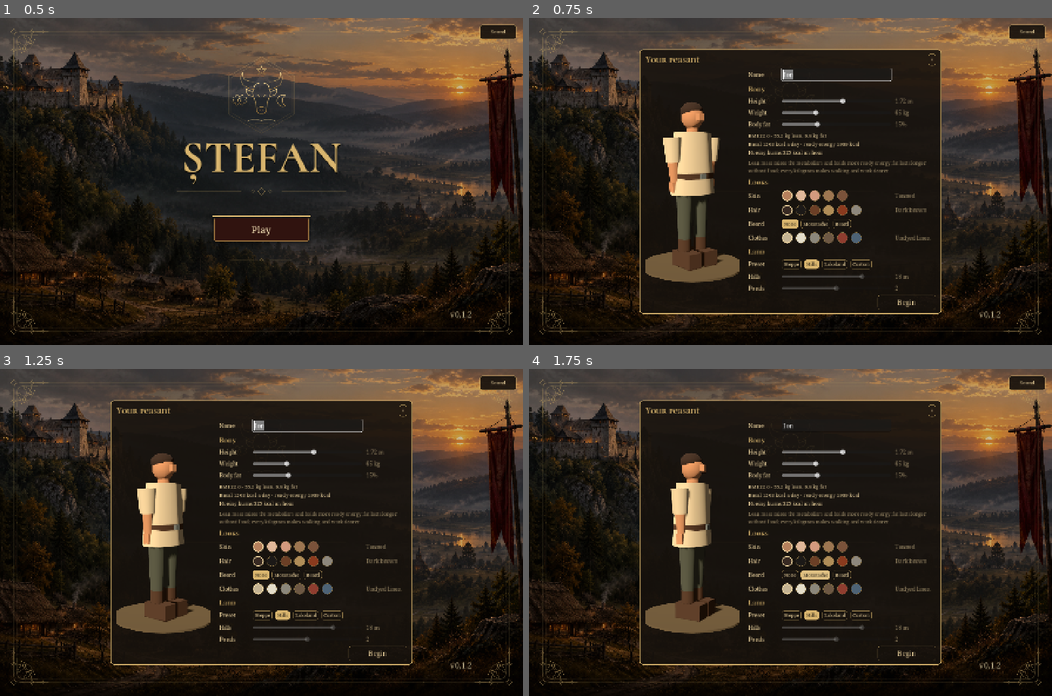
Above: before the commit, frames 1-4 (two rows, left to right).
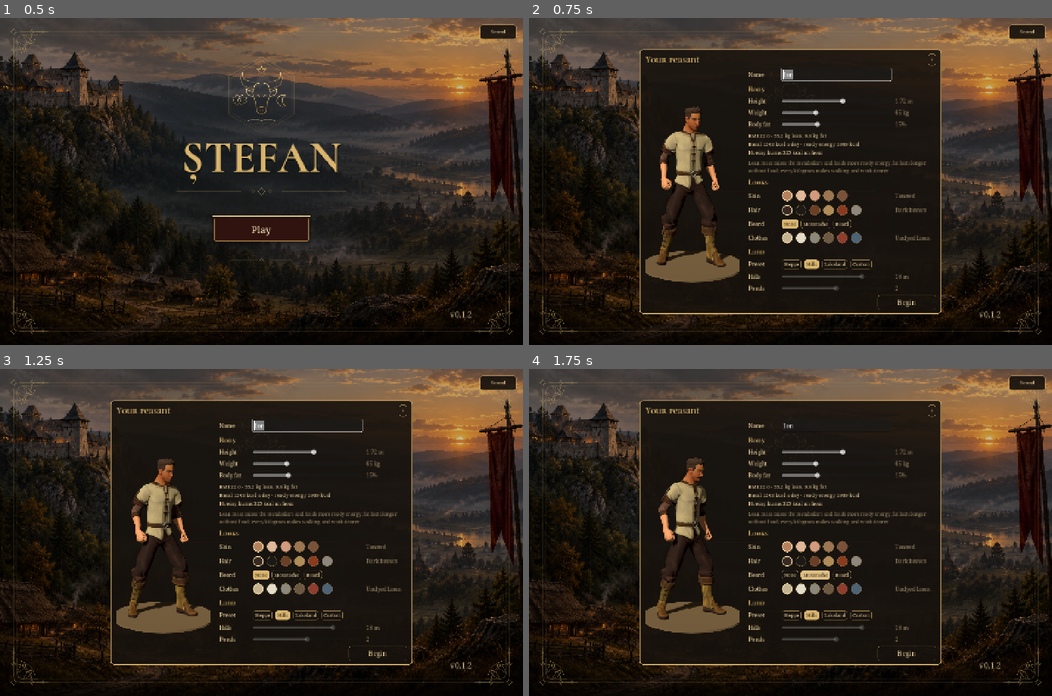
Above: after the commit, the same moments.

Repository: gcojocaru/razes
Game: Godot game, scene res://main.tscn
The game is run twice, just before and just after one commit, with the same random seed, the same clock (stepped at 60 frames per second) and the same inputs. Sound files missing from this copy of the repository are replaced by a short silence.
Inputs:
- Up to frame 1 (0.5 s): no input
- Up to frame 2 (0.75 s): click "Play" at 0.5 s
- Up to frame 3 (1.25 s): no input
- Up to frame 4 (1.75 s): click "Moustache" at 1.25 s

Frame 1 is identical in both runs. In frame 2, 3.8% of the frame differs, in the area x 24-39%, y 25-78%; in frame 3, 3.5%; in frame 4, 3.3%.

Commit message:
Replace the block farmer with a rigged CC0 peasant model
The farmer is now a textured Quaternius peasant assembled in Blender from
four CC0 packs, playing real walk, hoe, sow, harvest, cook, rest, sleep and
death clips. Creation-screen skin, hair, beard and clothes tint the model.
The actor test reads skeleton joints, since skinned meshes keep rest bounds.

Co-Authored-By: Claude Opus 5.5 <noreply@anthropic.com>

Diff:
--- a/godot/human_actor.gd
+++ b/godot/human_actor.gd
@@ -1,5 +1,6 @@
 extends Node3D
-## Original low-poly clothing and camp, interpreted rather than reconstructed.
+## The farmer is a CC0 Quaternius model (assets/peasant/SOURCE.md); the tools,
+## sack and camp are original low-poly meshes, interpreted rather than reconstructed.
 ## Geometry is in metres; only this root and the separate camp convert units.
 
 ## Looks the creation screen offers; the farmer starts with the first of each.
@@ -8,79 +9,82 @@
 const BEARDS := ["None", "Moustache", "Beard"]
 const CLOTHES := {"Undyed linen": Color("c4b393"), "Bleached linen": Color("e4ddc9"), "Grey wool": Color("8b877b"), "Brown wool": Color("6d5844"), "Madder red": Color("8f3d2f"), "Woad blue": Color("4d6275")}
 
+## Which clip, and which seconds of it, each pose plays: loops repeat the span,
+## holds sway through it and back every four seconds, and once plays and stays.
+const POSES := {
+	"Idle": ["Idle", 0.0, 2.5, "loop"],
+	"Walking": ["Walk", 0.0, 1.333, "loop"],
+	"Plow": ["TreeChopping", 0.0, 0.958, "loop"],
+	"Sow": ["Farm_PlantSeed", 0.0, 2.75, "loop"],
+	"Harvest": ["Farm_Harvest", 0.0, 2.5, "loop"],
+	"Cooking": ["Fixing_Kneeling", 0.8, 4.0, "hold"],
+	"Resting": ["LayToIdle", 0.42, 0.48, "hold"],
+	"Sleeping": ["LayToIdle", 0.0, 0.05, "hold"],
+	"Dead": ["Death01", 0.0, 2.375, "once"],
+}
+const MODEL := preload("res://assets/peasant/peasant.glb")
+## Soles to hair, the imported model stands this tall; it is shrunk to the default peasant.
+const MODEL_HEIGHT := 1.8477
+
 var _metres_to_units: float
 var _time := 0.0
+var _pose := ""
 var _body: Node3D
-var _tunic: MeshInstance3D
-var _head: Node3D
+var _model: Node3D
+var _skeleton: Skeleton3D
+var _player: AnimationPlayer
+## Turns and shifts the lying clip onto the bedroll's length, along +z from the feet.
+var _lying: Transform3D
 var _moustache: MeshInstance3D
 var _beard: MeshInstance3D
-var _left_arm: Node3D
-var _right_arm: Node3D
-var _left_forearm: Node3D
-var _right_forearm: Node3D
-var _left_leg: Node3D
-var _right_leg: Node3D
 var _sack: Node3D
 var _hoe: Node3D
 var _sickle: Node3D
 var _label: Label3D
 
 var _linen := _material(Color("c4b393"))
-var _clothes := _material(CLOTHES.values()[0])
-var _trousers := _material(Color("484b40"))
 var _leather := _material(Color("493427"))
-var _skin := _material(SKINS.values()[0])
-var _hair := _material(HAIRS.values()[0])
 var _wood := _material(Color("775336"))
 var _iron := _material(Color("606665"))
 var _burlap := _material(Color("a78c60"))
+var _skin: StandardMaterial3D
+var _hands: StandardMaterial3D
+var _hair: Array[StandardMaterial3D] = []
+var _clothes: Array[StandardMaterial3D] = []
 
 func _init(metres_to_units: float) -> void:
 	_metres_to_units = metres_to_units
 	name = "Farmer"
 	scale = Vector3.ONE * metres_to_units
 	_body = _pivot(self, "Body", Vector3.ZERO)
-	_tunic = _part(_body, _cylinder(0.23, 0.28, 0.64), _clothes, Vector3(0, 1.08, 0))
-	_tunic.scale.z = 0.65
-	var belt := _part(_body, _cylinder(0.266, 0.266, 0.06), _leather, Vector3(0, 0.95, 0))
-	belt.scale.z = 0.66
-	_part(_body, _box(Vector3(0.07, 0.055, 0.025)), _iron, Vector3(0, 0.95, -0.182))
-	_part(_body, _cylinder(0.065, 0.07, 0.12), _skin, Vector3(0, 1.41, 0))
-	_head = _pivot(_body, "Head", Vector3(0, 1.56, 0))
-	_part(_head, _sphere(0.125, 0.27), _skin, Vector3.ZERO)
-	var hair := _part(_head, _sphere(0.132, 0.18), _hair, Vector3(0, 0.068, 0.014))
-	hair.scale.z = 0.94
-	_part(_head, _box(Vector3(0.07, 0.075, 0.06)), _skin, Vector3(0, -0.005, -0.12))
-	_moustache = _part(_head, _box(Vector3(0.1, 0.022, 0.03)), _hair, Vector3(0, -0.045, -0.118))
-	_beard = _part(_head, _sphere(0.1, 0.16), _hair, Vector3(0, -0.09, -0.055))
+	_model = MODEL.instantiate()
+	_body.add_child(_model)
+	_skeleton = _model.find_children("*", "Skeleton3D")[0]
+	_player = _model.find_children("*", "AnimationPlayer")[0]
+	# Posed only by show_person, so a paused game holds still.
+	_player.callback_mode_process = AnimationMixer.ANIMATION_CALLBACK_MODE_PROCESS_MANUAL
+	_skin = _recolour("Skin", 0)
+	_hands = _recolour("Male_Peasant_Arms", 1)
+	_hands.albedo_texture = null
+	for part in ["Hair", "Eyebrows", "Beard", "Moustache"]:
+		_hair.append(_recolour(part, 0))
+	_clothes = [_recolour("Male_Peasant_Body", 0), _recolour("Male_Peasant_Arms", 0)]
+	_moustache = _skeleton.get_node("Moustache")
+	_beard = _skeleton.get_node("Beard")
 	_moustache.visible = false
 	_beard.visible = false
-	for side in [-1, 1]:
-		var arm := _pivot(_body, "LeftArm" if side < 0 else "RightArm", Vector3(side * 0.265, 1.34, 0))
-		_part(arm, _cylinder(0.095, 0.078, 0.25), _clothes, Vector3(0, -0.12, 0))
-		var forearm := _pivot(arm, "Forearm", Vector3(0, -0.24, 0))
-		_part(forearm, _cylinder(0.058, 0.042, 0.22), _skin, Vector3(0, -0.11, 0))
-		_part(forearm, _box(Vector3(0.085, 0.105, 0.07)), _skin, Vector3(0, -0.255, 0))
-		var leg := _pivot(_body, "LeftLeg" if side < 0 else "RightLeg", Vector3(side * 0.105, 0.82, 0))
-		_part(leg, _cylinder(0.095, 0.065, 0.65), _trousers, Vector3(0, -0.325, 0))
-		_part(leg, _cylinder(0.072, 0.072, 0.22), _leather, Vector3(0, -0.64, 0))
-		_part(leg, _box(Vector3(0.16, 0.16, 0.29)), _leather, Vector3(0, -0.74, -0.04))
-		if side < 0:
-			_left_arm = arm
-			_left_forearm = forearm
-			_left_leg = leg
-		else:
-			_right_arm = arm
-			_right_forearm = forearm
-			_right_leg = leg
-	_sack = _pivot(_body, "CarriedSack", Vector3(0, 1.02, 0.25))
+	_player.play("LayToIdle")
+	_player.seek(0.0, true)
+	var feet := (_bone("foot_l") + _bone("foot_r")) / 2
+	var along := _bone("Head") - feet
+	_lying = Transform3D(Basis(Vector3.UP, -atan2(along.x, along.z)).scaled(Vector3.ONE * Human.HEIGHT / MODEL_HEIGHT), Vector3.ZERO)
+	# The toes reach about 0.17 m past the ankles; the bedroll's top is 0.1 m up.
+	_lying.origin = Vector3(0, 0.12, 0.2) - _lying * Vector3(feet.x, 0, feet.z)
+	# On the back, which faces the model's -z.
+	_sack = _attach("spine_03", "CarriedSack", Transform3D(Basis(), Vector3(0, 1.05, -0.24)))
 	var sack := _part(_sack, _sphere(0.17, 0.45), _burlap, Vector3.ZERO)
 	sack.scale.z = 0.7
 	_part(_sack, _cylinder(0.055, 0.075, 0.08), _leather, Vector3(0, 0.22, 0))
-	for side in [-1, 1]:
-		var strap := _part(_sack, _box(Vector3(0.035, 0.39, 0.025)), _leather, Vector3(side * 0.13, 0.12, -0.12))
-		strap.rotation.x = -0.4
 	_sack.visible = false
 	_make_tools()
 	var marker := _material(Color("e4cb7c"))
@@ -104,95 +108,54 @@
 	_label.modulate = Color("f3e4bc")
 	_label.outline_modulate = Color("2c281f")
 	add_child(_label)
+	dress({"skin": SKINS.keys()[0], "hair": HAIRS.keys()[0], "beard": BEARDS[0], "clothes": CLOTHES.keys()[0]})
 
 ## Colours the farmer and grows the beard chosen on the creation screen.
 func dress(peasant: Dictionary) -> void:
-	_skin.albedo_color = SKINS[peasant.skin]
-	_hair.albedo_color = HAIRS[peasant.hair]
-	_clothes.albedo_color = CLOTHES[peasant.clothes]
+	# The textures are fair skin, grey hair and undyed linen; the choice tints them.
+	_skin.albedo_color = _ratio(SKINS[peasant.skin], SKINS.Fair)
+	_hands.albedo_color = SKINS[peasant.skin]
+	for material in _hair:
+		material.albedo_color = HAIRS[peasant.hair] * 1.6
+	for material in _clothes:
+		material.albedo_color = _ratio(CLOTHES[peasant.clothes], CLOTHES["Undyed linen"])
 	_moustache.visible = peasant.beard != "None"
 	_beard.visible = peasant.beard == "Beard"
 
 func show_person(person, seconds: float) -> void:
-	_time += maxf(seconds, 0.0)
+	seconds = maxf(seconds, 0.0)
 	position = Vector3(person.position.x, 0, person.position.y) * _metres_to_units
 	if person.facing.length_squared() > 0.0001:
 		rotation.y = atan2(-person.facing.x, -person.facing.y)
-	var swing := sin(_time * 7.5)
 	# The mesh is the default body; mass grows with height and the square of width.
 	var tall: float = person.height / Human.HEIGHT
 	var wide := sqrt(person.mass() / (Human.START_FAT + Human.START_LEAN) / tall)
-	_body.scale = Vector3(wide, tall, wide)
 	_label.text = person.name
 	_label.position.y = person.height + 0.43
-	_body.position = Vector3.ZERO
+	_label.modulate = Color("bc8c81") if person.activity == "Dead" else Color("f3e4bc")
+	_sack.visible = person.carried > 0 and person.activity not in ["Sleeping", "Dead"]
+	var action: String = person.job.get("action", "") if person.activity == "Working" else ""
+	_hoe.visible = action == "Plow"
+	_sickle.visible = action == "Harvest"
+	var pose: String = action if POSES.has(action) else person.activity if POSES.has(person.activity) else "Idle"
+	if pose != _pose:
+		_pose = pose
+		_time = 0.0
+	_time += seconds
+	var clip: Array = POSES[pose]
+	var span: float = clip[2] - clip[1]
+	var at: float = clip[1] + (fposmod(_time, span) if clip[3] == "loop" else span * (0.5 - 0.5 * cos(_time * TAU / 4.0)) if clip[3] == "hold" else minf(_time, span))
+	_player.play(clip[0])
+	_player.seek(at, true)
 	_body.rotation = Vector3.ZERO
-	_tunic.scale.z = 0.65
-	_head.rotation = Vector3.ZERO
-	_left_leg.rotation = Vector3.ZERO
-	_right_leg.rotation = Vector3.ZERO
-	_left_arm.rotation = Vector3(0, 0, 0.06)
-	_right_arm.rotation = Vector3(0, 0, -0.06)
-	_left_forearm.rotation = Vector3.ZERO
-	_right_forearm.rotation = Vector3.ZERO
-	_sack.visible = person.carried > 0 and person.activity not in ["Sleeping", "Dead"]
-	_hoe.visible = false
-	_sickle.visible = false
-	_label.modulate = Color("bc8c81") if person.activity == "Dead" else Color("f3e4bc")
-	match person.activity:
-		"Walking":
-			_body.position.y = 0.012 * absf(swing)
-			_left_leg.rotation.x = swing * 0.34
-			_right_leg.rotation.x = -swing * 0.34
-			_left_arm.rotation.x = -swing * 0.3
-			_right_arm.rotation.x = swing * 0.3
-			_left_forearm.rotation.x = 0.12
-			_right_forearm.rotation.x = 0.12
-		"Working":
-			_head.rotation.x = -0.12
-			match person.job.get("action", ""):
-				"Plow":
-					_hoe.visible = true
-					_right_arm.rotation.x = 0.5 + swing * 0.2
-					_left_arm.rotation.x = 0.6 + swing * 0.18
-					_left_arm.rotation.z = -0.35
-					_right_forearm.rotation.x = 0.35
-					_left_forearm.rotation.x = 0.7
-				"Sow":
-					_right_arm.rotation = Vector3(0.65 + swing * 0.35, 0, 0.2 + cos(_time * 7.5) * 0.35)
-					_right_forearm.rotation.x = 0.25
-					_left_arm.rotation.x = 0.45
-					_left_forearm.rotation.x = 0.9
-				"Harvest":
-					_sickle.visible = true
-					_right_arm.rotation = Vector3(0.9, 0, swing * 0.5)
-					_right_forearm.rotation.x = 0.65
-					_left_arm.rotation.x = 1.0 + swing * 0.15
-					_left_forearm.rotation.x = 0.25
-		"Resting", "Cooking":
-			_body.position.y = -0.68 * tall
-			_tunic.scale.z += sin(_time * 2.0) * 0.009
-			_left_leg.rotation.x = PI / 2
-			_right_leg.rotation.x = PI / 2
-			_left_forearm.rotation.x = 0.5
-			_right_forearm.rotation.x = 0.5
-			if person.activity == "Cooking":
-				_right_arm.rotation.x = 0.65 + swing * 0.15
-				_left_arm.rotation.x = 0.5
-		"Sleeping", "Dead":
-			_body.position.y = 0.25
-			_body.rotation.x = PI / 2
-			_left_forearm.rotation.x = 0.18
-			_right_forearm.rotation.x = 0.18
-			if person.activity == "Dead":
-				_body.rotation.z = 0.2
-				_head.rotation.z = 0.25
-				_left_arm.rotation.z = 0.16
-			else:
-				_body.position.y = 0.3
-				# The fixed bedroll has one direction, whatever the walk home faced.
-				_body.rotation.y = -rotation.y
-				_tunic.scale.z += sin(_time * 2.0) * 0.009
+	_body.scale = Vector3(wide, tall, wide)
+	# The model faces +z; the farmer faces -z.
+	_model.transform = Transform3D(Basis(Vector3.UP, PI).scaled(Vector3.ONE * Human.HEIGHT / MODEL_HEIGHT), Vector3.ZERO)
+	if pose == "Sleeping":
+		# The fixed bedroll has one direction, whatever the walk home faced.
+		_body.rotation.y = -rotation.y
+		_body.scale = Vector3(wide, wide, tall)
+		_model.transform = _lying
 
 func create_camp() -> Node3D:
 	var camp := Node3D.new()
@@ -245,11 +208,12 @@
 	return camp
 
 func _make_tools() -> void:
-	_hoe = _pivot(_right_forearm, "Hoe", Vector3(0, -0.23, 0))
-	_hoe.rotation.x = -0.85
+	# Gripped like an axe: in the model's rest pose the hand points sideways, thumb forward.
+	var grip := Transform3D(Basis(Vector3.RIGHT, -PI / 2), _bone_rest("hand_r"))
+	_hoe = _attach("hand_r", "Hoe", grip)
 	_part(_hoe, _cylinder(0.017, 0.017, 1.0), _wood, Vector3(0, -0.4, 0))
 	_part(_hoe, _box(Vector3(0.24, 0.035, 0.17)), _iron, Vector3(0, -0.89, -0.06))
-	_sickle = _pivot(_right_forearm, "Sickle", Vector3(0, -0.25, 0))
+	_sickle = _attach("hand_r", "Sickle", grip)
 	_part(_sickle, _cylinder(0.023, 0.023, 0.22), _wood, Vector3(0, -0.1, 0))
 	for index in 4:
 		var angle := -0.9 + index * 0.55
@@ -258,6 +222,39 @@
 	_hoe.visible = false
 	_sickle.visible = false
 
+## A node that follows `bone`, placed at `rest` in the model's own space while
+## the model stands in its rest pose.
+func _attach(bone: String, title: String, rest: Transform3D) -> Node3D:
+	var attachment := BoneAttachment3D.new()
+	attachment.bone_name = bone
+	_skeleton.add_child(attachment)
+	var node := Node3D.new()
+	node.name = title
+	node.transform = (_to_model() * _skeleton.get_bone_global_rest(_skeleton.find_bone(bone))).affine_inverse() * rest
+	attachment.add_child(node)
+	return node
+
+## The model-space position of `bone` in the current pose.
+func _bone(bone: String) -> Vector3:
+	return _to_model() * _skeleton.get_bone_global_pose(_skeleton.find_bone(bone)).origin
+
+func _bone_rest(bone: String) -> Vector3:
+	return _to_model() * _skeleton.get_bone_global_rest(_skeleton.find_bone(bone)).origin
+
+## From skeleton space to the model's own, unshrunk space.
+func _to_model() -> Transform3D:
+	return _skeleton.get_parent().transform * _skeleton.transform
+
+## A copy of surface `surface` of mesh `part`'s material, to tint for this farmer alone.
+func _recolour(part: String, surface: int) -> StandardMaterial3D:
+	var mesh: MeshInstance3D = _skeleton.get_node(part)
+	var material: StandardMaterial3D = mesh.mesh.surface_get_material(surface).duplicate()
+	mesh.set_surface_override_material(surface, material)
+	return material
+
+static func _ratio(colour: Color, base: Color) -> Color:
+	return Color(colour.r / base.r, colour.g / base.g, colour.b / base.b)
+
 static func _material(color: Color) -> StandardMaterial3D:
 	var material := StandardMaterial3D.new()
 	material.albedo_color = color
--- a/godot/tests/test_human_actor.gd
+++ b/godot/tests/test_human_actor.gd
@@ -35,10 +35,22 @@
 		found = true
 	return result
 
+## Where the posed skeleton's joints are; skinned meshes keep their rest-pose bounds.
+func joint_bounds(node: Node3D) -> AABB:
+	var skeleton: Skeleton3D = node.find_children("*", "Skeleton3D", true, false)[0]
+	var result := AABB(skeleton.global_transform * skeleton.get_bone_global_pose(0).origin, Vector3.ZERO)
+	for bone in skeleton.get_bone_count():
+		result = result.expand(skeleton.global_transform * skeleton.get_bone_global_pose(bone).origin)
+	return result
+
 func pose(node: Node3D) -> Array:
-	var result := []
+	var skeleton: Skeleton3D = node.find_children("*", "Skeleton3D", true, false)[0]
+	var result := [node.transform]
+	for bone in skeleton.get_bone_count():
+		result.append(skeleton.get_bone_pose(bone))
 	for child in node.find_children("*", "Node3D", true, false):
-		result.append([child.transform, child.visible])
+		if not child is BoneAttachment3D:
+			result.append([child.transform, child.visible])
 	return result
 
 func run() -> void:
@@ -55,7 +67,8 @@
 	var standing := mesh_bounds(body)
 	check(standing.size.y >= 1.65 and standing.size.y <= 1.8, "The adult's standing mesh is about 1.7 metres tall")
 	check(absf(standing.position.y) < 0.02, "Standing boots meet the ground rather than hovering or sinking")
-	check(standing.size.x < 0.9 and standing.size.z < 0.6, "The adult has human proportions in metres")
+	var joints := joint_bounds(body)
+	check(joints.size.x < 0.9 and joints.size.z < 0.6, "The adult has human proportions in metres")
 
 	var small = script.new(0.2)
 	root.add_child(small)
@@ -82,7 +95,7 @@
 	check(pose(body) == paused, "Paused redraws do not advance the animation")
 	for frame in 24:
 		actor.show_person(person, 0.05)
-		check(mesh_bounds(body).position.y >= -0.02, "Walking keeps the boots above the ground")
+		check(joint_bounds(body).position.y >= -0.02, "Walking keeps the boots above the ground")
 
 	person.activity = "Working"
 	var work_poses := []
@@ -93,7 +106,7 @@
 		actor.show_person(person, 0.15)
 		check(pose(body) != before, action + " animates the working farmer")
 		work_poses.append(pose(body))
-		check(mesh_bounds(body).position.y >= -0.02, action + " stays grounded")
+		check(joint_bounds(body).position.y >= -0.02, action + " stays grounded")
 	check(work_poses[0] != work_poses[1] and work_poses[1] != work_poses[2], "Hoeing, sowing and harvesting use distinct poses or tools")
 	person.activity = "Idle"
 	person.carried = 0
@@ -116,14 +129,15 @@
 	person.name = "Toader"
 	actor.show_person(person, 0.0)
 	var bearded := mesh_bounds(body)
-	check(actor._skin.albedo_color == actor.SKINS.Olive and actor._hair.albedo_color == actor.HAIRS.Red and actor._clothes.albedo_color == actor.CLOTHES["Madder red"] and actor._beard.visible and actor._mou …(152 unchanged characters)…
+	check(actor._hands.albedo_color == actor.SKINS.Olive and actor._hair[0].albedo_color.r > actor._hair[0].albedo_color.b * 2 and actor._clothes[0].albedo_color.r > actor._clothes[0].albedo_color.g * 1.5 and actor._beard.visible and actor._mou …(152 unchanged characters)…
 	check(bearded.size.y <= standing.size.y + 0.001 and bearded.size.z <= standing.size.z + 0.001, "The beard stays within the figure's height and depth")
 	actor.dress({"skin": "Tanned", "hair": "Dark brown", "beard": "Moustache", "clothes": "Undyed linen"})
 	check(actor._moustache.visible and not actor._beard.visible, "A moustache alone shows no beard")
 	for activity in ["Sleeping", "Resting", "Dead"]:
 		person.activity = activity
-		actor.show_person(person, 0.0)
-		var resting := mesh_bounds(body)
+		# Falling down takes the death clip's length.
+		actor.show_person(person, 3.0 if activity == "Dead" else 0.0)
+		var resting := joint_bounds(body)
 		check(resting.position.y >= -0.02, activity + " keeps the body above ground")
 		check(resting.size.y < (1.3 if activity == "Resting" else 0.6), activity + " visibly lowers the body")
 		if activity != "Dead":
@@ -161,12 +175,12 @@
 			for facing in [Vector2.UP, Vector2.RIGHT, Vector2.DOWN, Vector2.LEFT]:
 				person.facing = facing
 				small.show_person(person, 0.0)
-				var sleeper := mesh_bounds(small.get_node("Body"))
+				var sleeper := joint_bounds(small.get_node("Body"))
 				check(Rect2(bedding.position.x, bedding.position.z, bedding.size.x, bedding.size.z).encloses(Rect2(sleeper.position.x, sleeper.position.z, sleeper.size.x, sleeper.size.z)), "A %.2f m, %d kg farmer sleeping at home lies on the bedroll regardless of approach direction" % build)
 	camp.free()
 	small.free()
 	actor.free()
 	if failures.is_empty():
-		print("PASS: 1.7 m farmer bounds, height, build and looks from the peasant, one-fifth scale, grounding, direction, walking/work/cooking/rest/death poses, pause, carried sack and separate camp")
+		print("PASS: 1.7 m model farmer bounds, height, build and looks from the peasant, one-fifth scale, grounding, direction, walking/work/cooking/rest/death poses, pause, carried sack and separate camp")
 		print("Standing bounds in metres: ", standing, "; scaled size: ", scaled.size, "; camp size: ", camp_bounds.size)
 	quit(0 if failures.is_empty() else 1)
--- a/godot/tests/test_menu.gd
+++ b/godot/tests/test_menu.gd
@@ -153,7 +153,7 @@
 			check(farmer.name == "Ion" and is_equal_approx(farmer.mass(), 65.0) and current_scene.terrain.hills == 18.0 and current_scene.terrain.ponds.size() == 2, "A new creation screen offers the default peasant and land again")
 		else:
 			var actor: Node3D = current_scene._human_actor
-			check(actor._hair.albedo_color == actor.HAIRS.Red and actor._skin.albedo_color == actor.SKINS.Olive and actor._clothes.albedo_color == actor.CLOTHES["Woad blue"] and actor._beard.visible, "The farmer wears the chosen looks")
+			check(actor._hair[0].albedo_color == actor.HAIRS.Red * 1.6 and actor._hands.albedo_color == actor.SKINS.Olive and actor._clothes[0].albedo_color == actor._ratio(actor.CLOTHES["Woad blue"], actor.CLOTHES["Undyed linen"]) and actor._beard.visible, "The farmer wears the chosen looks")
 			check(current_scene.terrain.hills == 11.0 and current_scene.terrain.ponds.size() == 4, "The field is made from the chosen preset")
 			var first_seed: int = current_scene.terrain.seed
 			reload_current_scene()
Binary file added: godot/assets/peasant/peasant.glb
Not shown, added: godot/assets/peasant/peasant.glb.import
Binary file added: godot/assets/peasant/peasant_T_Eye_Brown.jpg
Not shown, added: godot/assets/peasant/peasant_T_Eye_Brown.jpg.import
Binary file added: godot/assets/peasant/peasant_T_Hair_1_BaseColor.jpg
Not shown, added: godot/assets/peasant/peasant_T_Hair_1_BaseColor.jpg.import
Binary file added: godot/assets/peasant/peasant_T_Hair_1_Normal.jpg
Not shown, added: godot/assets/peasant/peasant_T_Hair_1_Normal.jpg.import
Binary file added: godot/assets/peasant/peasant_T_Peasant_BaseColor.jpg
Not shown, added: godot/assets/peasant/peasant_T_Peasant_BaseColor.jpg.import
Binary file added: godot/assets/peasant/peasant_T_Peasant_Normal.jpg
Not shown, added: godot/assets/peasant/peasant_T_Peasant_Normal.jpg.import
(and 18 more such lines)
